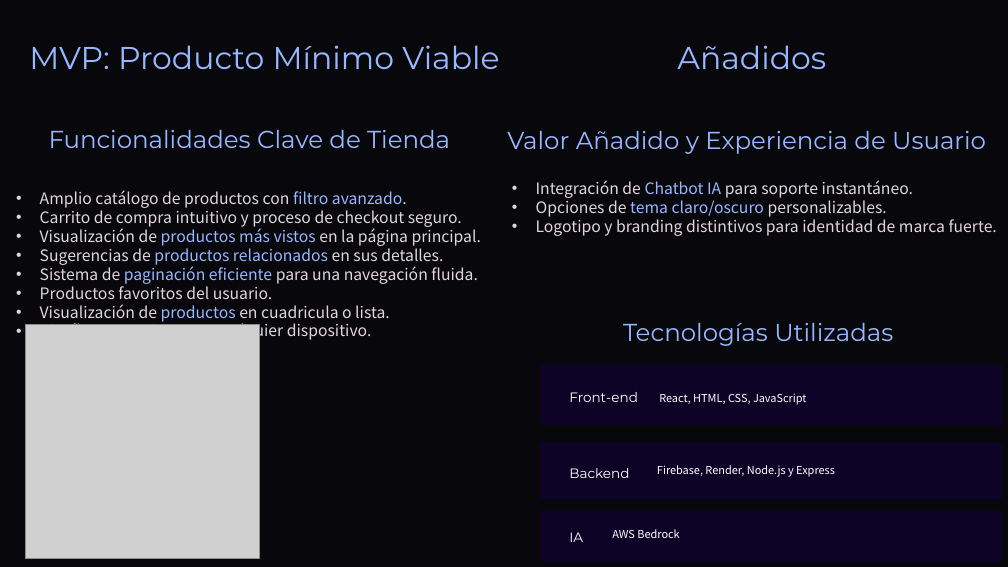
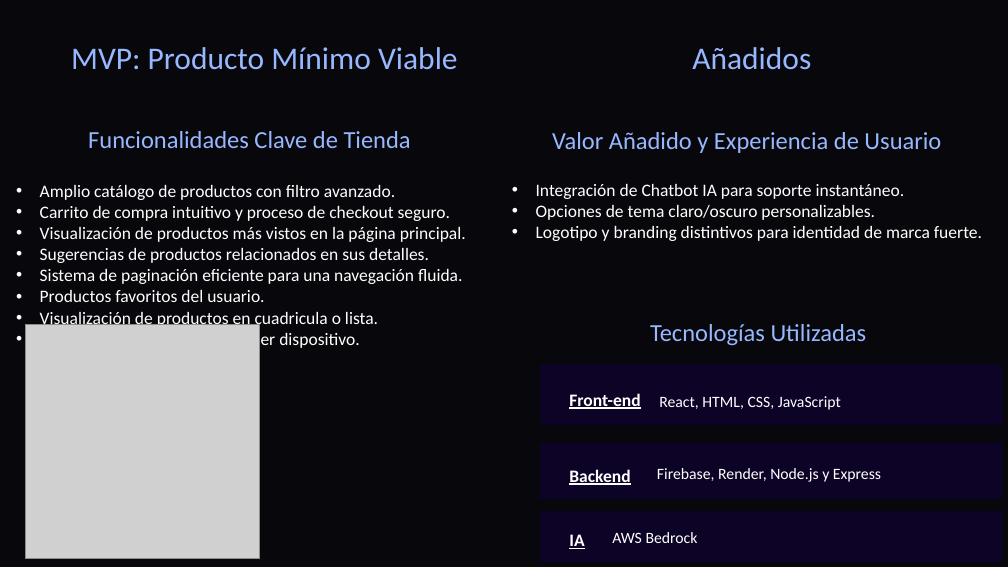
Before and after one commit to DavidCorredorMiguel/proyectogrupo2, a slide deck: slide 9 of Tech-and-Learn-Innovacion-y-Aprendizaje-en-E-commerce (1).pptx. Drawn at 1008x567 pixels with LibreOffice and Linux fonts; fonts in the diff are those of the drawing; grey boxes stand for pictures; background and template pictures are left out. Boxes give left, top, right and bottom in pixels: in the first picture for what was removed or moved away, otherwise in the second. Text is boxed around its words. In the diff, an @@ line names an element or a change of style, - is before the commit and + after.

```diff
--- a/Tech-and-Learn-Innovacion-y-Aprendizaje-en-E-commerce (1).pptx
+++ b/Tech-and-Learn-Innovacion-y-Aprendizaje-en-E-commerce (1).pptx
@@ font Montserrat to Calibri in 5 elements at bbox=[71, 47, 458, 70], bbox=[88, 131, 411, 148], bbox=[650, 324, 867, 346], bbox=[552, 132, 941, 153], bbox=[692, 47, 811, 70] @@
@@ text "Amplio catálogo de productos con ..." at bbox=[40, 185, 466, 349]: size 18 to 20 pt, font Noto Sans CJK TC to Calibri; text colour #E0D6DE to #FFFFFF in "Amplio catálogo de productos con avanzado.", "Carrito de compra intuitivo y proceso de ...", "Visualización de en la página principal.", "Sugerencias de en sus detalles." and 4 more places; text colour #97B8FF to #FFFFFF in "filtro avanzado.", "productos más vistos", "productos relacionados", "paginación eficiente" and 2 more places @@
@@ text "Integración de Chatbot IA para ..." at bbox=[536, 184, 982, 241]: size 18 to 20 pt, font Noto Sans CJK TC to Calibri; text colour #E0D6DE to #FFFFFF in "Integración de para soporte instantáneo.", "Opciones de personalizables.", "Logotipo y branding distintivos para identidad de ..."; text colour #97B8FF to #FFFFFF in "Chatbot IA", "tema claro/oscuro" @@
@@ size 15.5 to 20 pt, font Montserrat to Calibri, bold on, underline on in 3 elements at bbox=[569, 393, 640, 409], bbox=[569, 469, 630, 485], bbox=[569, 534, 584, 549] @@
@@ size 12.5 to 18 pt, font Noto Sans CJK TC to Calibri in 3 elements at bbox=[659, 396, 841, 410], bbox=[657, 468, 881, 482], bbox=[612, 532, 698, 543] @@
```
Also in this commit, not shown: 12 other slides changed, 3 slides removed, 2 other files.
